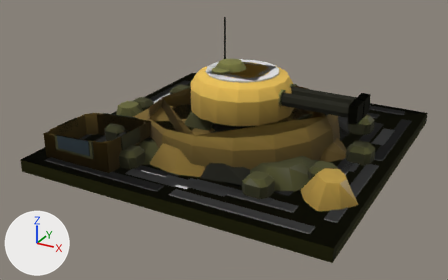
What one commit did to the glTF model assets/set_v5/meridian_advanced_defences_heavily_damaged.glb.
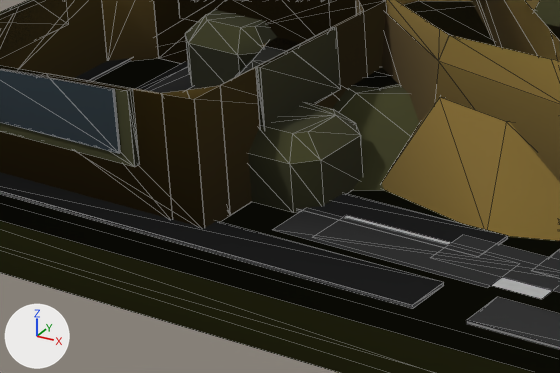
Each version appears first whole from a 50 mm lens placed at (6.42, -12.58, 6.33), pointed at (-0.14, -0.65, 0.37), and next in a close-up on the part from 14% to 43% of the width and 43% to 74% of the height. Every picture has the same lights, and +X, +Y and +Z are marked at lower left. The last two pictures show the newer version. The close-ups show mesh edges as thin lines. Vertices at exactly the same position are counted once.

Before the edit, the objects in view are built like this:
```python
me_mesh_0 = bpy.data.meshes.new('Mesh_0')
me_mesh_0.from_pydata(...)  # 883 vertices, 1042 faces; spans x -3.7..3.7, y -3.7..3.7, z 0.0..1.17
# faces by material slot: [164, 602, 172, 66, 10, 28]
me_mesh_0.materials.append(mat_paint)
me_mesh_0.materials.append(mat_paint2)
me_mesh_0.materials.append(mat_team)
me_mesh_0.materials.append(mat_metal)
me_mesh_0.materials.append(mat_rubber)
me_mesh_0.materials.append(mat_accent)
me_mesh_3 = bpy.data.meshes.new('Mesh_3')
me_mesh_3.from_pydata(...)  # 259 vertices, 234 faces; spans x -3.7..3.7, y -3.7..3.7, z 0.0..1.19
# faces by material slot: [76, 76, 50, 22, 10]
me_mesh_3.materials.append(mat_paint)
me_mesh_3.materials.append(mat_paint2)
me_mesh_3.materials.append(mat_team)
me_mesh_3.materials.append(mat_metal)
me_mesh_3.materials.append(mat_rubber)
me_mesh_6 = bpy.data.meshes.new('Mesh_6')
me_mesh_6.from_pydata(...)  # 155 vertices, 104 faces; spans x -3.7..3.7, y -3.7..3.7, z 0.0..1.19
# faces by material slot: [42, 10, 42, 10]
me_mesh_6.materials.append(mat_paint)
me_mesh_6.materials.append(mat_paint2)
me_mesh_6.materials.append(mat_team)
me_mesh_6.materials.append(mat_rubber)
# before: 123 (0.06, -2.88, 0.32) at pixel (519, 263), 124 (-1.2, -3.16, 0.32) at pixel (272, 229), 125 (0.06, -3.16, 0.32) at pixel (487, 287), 126 (-1.2, -2.88, 0.32) at pixel (306, 207), 135 (-2.57, -0.51, 0.32)
# before: 136 (-2.85, -2.38, 0.32), 137 (-2.57, -2.38, 0.32), 138 (-2.85, -0.51, 0.32)
ob_body = bpy.data.objects.new('body', me_mesh_0)
ob_body.parent = ob_meridian_advanced_defences_heavily_damaged_lod0
ob_body.location = (0.0, 0.0, 0.0)
ob_body_001 = bpy.data.objects.new('body.001', me_mesh_3)
ob_body_001.parent = ob_meridian_advanced_defences_heavily_damaged_lod1
ob_body_001.location = (0.0, 0.0, 0.0)
ob_body_002 = bpy.data.objects.new('body.002', me_mesh_6)
ob_body_002.parent = ob_meridian_advanced_defences_heavily_damaged_lod2
ob_body_002.location = (0.0, 0.0, 0.0)
```
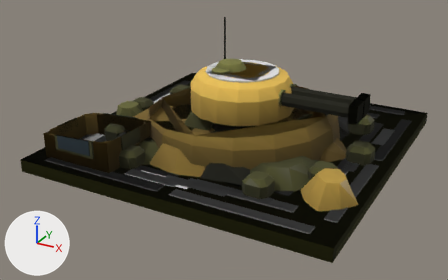
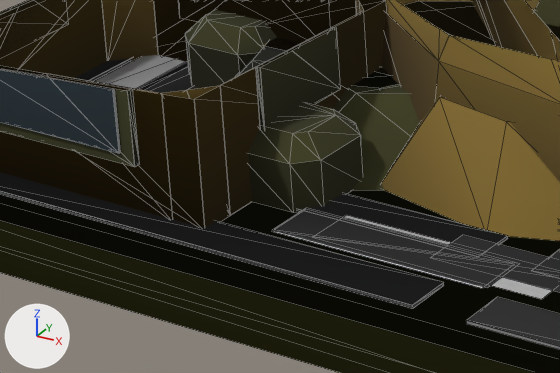
The change, as JSON lines over the scene's bpy script:
```json
{"block": "me_mesh_6", "where": "# used by ob_body_002; parent = ob_meridian_advanced_defences_heavily_damaged_lod2; location = (0.0, 0.0, 0.0)"}
{"block": "me_mesh_6", "where": "# verts and faces of me_mesh_6; kept vertices keep their numbers, new ones are numbered from 155"}
{"op": "remove", "block": "me_mesh_6", "code": "me_mesh_6.from_pydata(...)  # 155 vertices, 104 faces; spans x -3.7..3.7, y -3.7..3.7, z 0.0..1.19"}
{"op": "add", "block": "me_mesh_6", "code": "me_mesh_6.from_pydata(...)  # 147 vertices, 100 faces; spans x -3.7..3.7, y -3.7..3.7, z 0.0..1.19"}
{"block": "me_mesh_6", "change": "me_mesh_6 part 1"}
{"op": "add", "block": "me_mesh_6", "code": "verts[123] = (0.05, -2.89, 0.32)  # moved, pixel (514, 264)"}
{"op": "add", "block": "me_mesh_6", "code": "verts[125] = (0.05, -3.17, 0.32)  # moved, pixel (482, 288)"}
{"op": "add", "block": "me_mesh_6", "code": "verts[124] = (-1.19, -3.17, 0.32)  # moved, pixel (271, 231)"}
{"op": "add", "block": "me_mesh_6", "code": "verts[126] = (-1.19, -2.89, 0.32)  # moved, pixel (305, 209)"}
{"op": "add", "block": "me_mesh_6", "code": "verts[135] = (-2.89, -1.34, 0.32)  # moved"}
{"op": "add", "block": "me_mesh_6", "code": "verts[138] = (-3.17, -1.34, 0.32)  # moved"}
{"op": "add", "block": "me_mesh_6", "code": "verts[136] = (-3.17, -2.57, 0.32)  # moved"}
{"op": "add", "block": "me_mesh_6", "code": "verts[137] = (-2.89, -2.57, 0.32)  # moved"}
{"block": "me_mesh_6", "change": "me_mesh_6 part 2: 4 kept faces spanning x -3.17..1.33, y -3.17..3.17, z 0.32 get new vertex colours; the middle colour goes from grey #bdbdbd to light grey #bfbfbf"}
{"block": "me_mesh_6", "change": "other edits to the shape of me_mesh_6 do not show in these pictures"}
```

Changed parts and their boxes [x1, y1, x2, y2] in the close-ups (560 x 373 px; the box of a moved part takes in the faces that stretch with it):
```json
{"part": 1, "of": "me_mesh_6", "change": "moved or reshaped", "after": [93, 55, 511, 288], "on screen": "not visible before"}
{"part": 2, "of": "me_mesh_6", "change": "recoloured", "after": [109, 59, 312, 237]}
```
